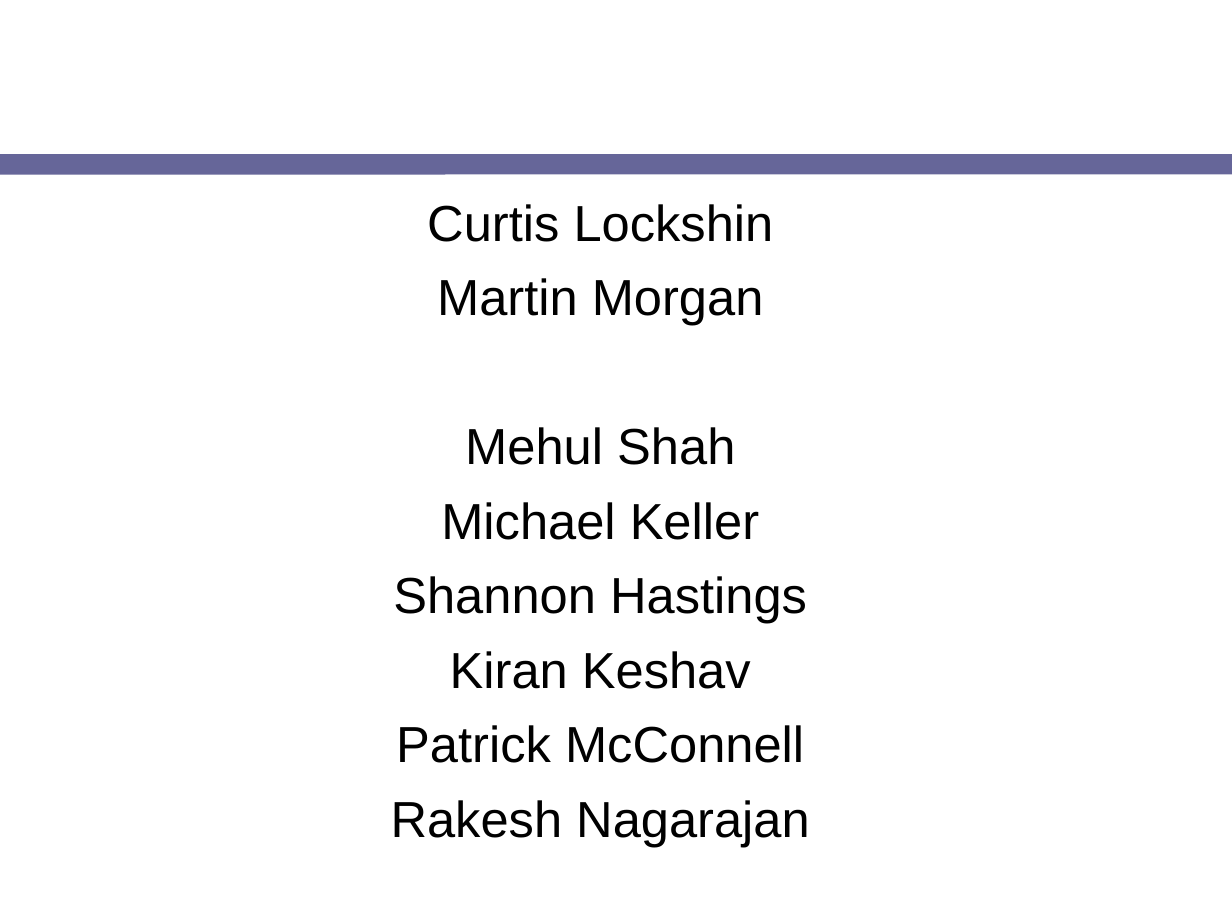
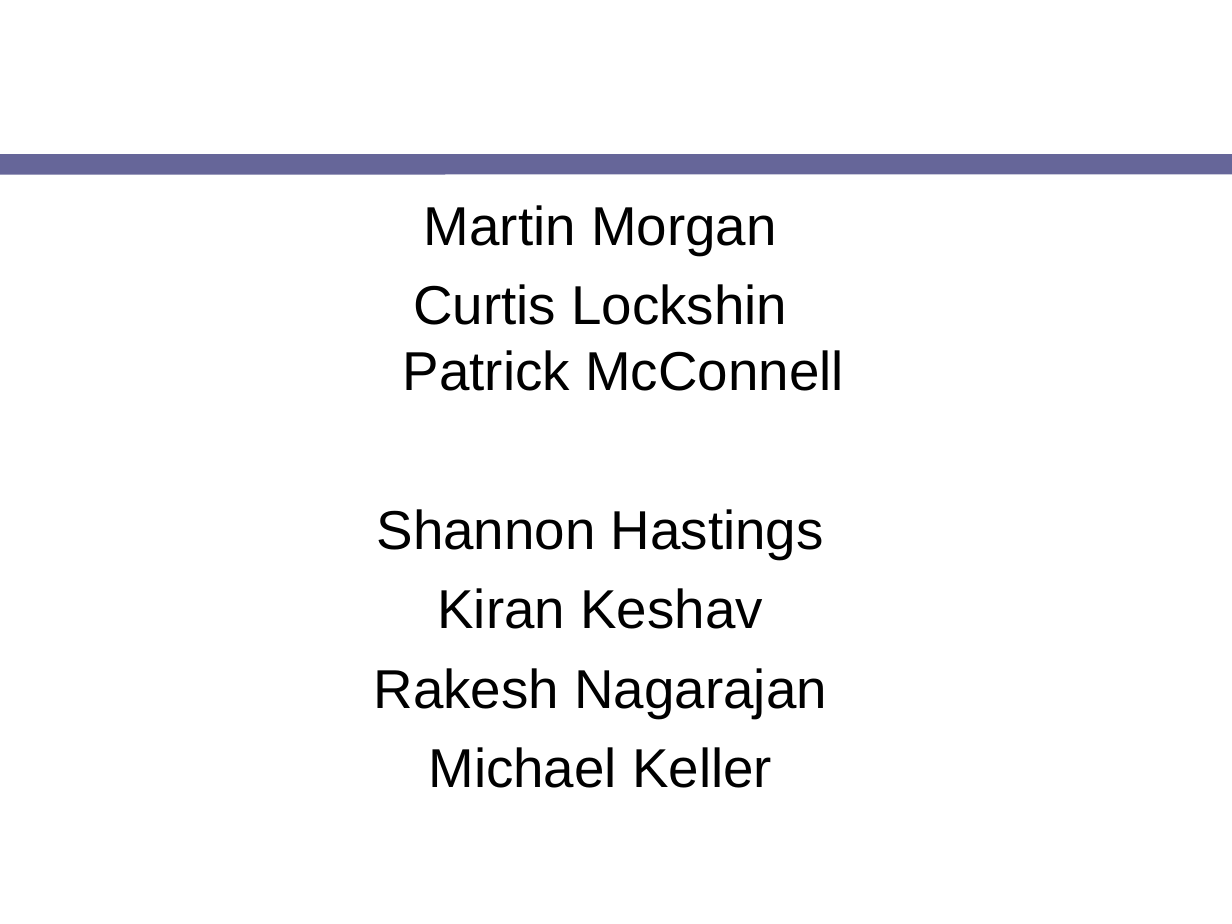
Before and after one commit to NCIP/cagrid-portal, a slide deck: slide 2 of cagrid-1-0/Documentation/presentations/200708_VCDE_ARCH/20070807_Day2_ICR-HTP-update.ppt. Drawn at 1232x924 pixels with LibreOffice and Linux fonts; fonts in the diff are those of the drawing; background and template pictures are left out. Boxes give left, top, right and bottom in pixels: in the first picture for what was removed or moved away, otherwise in the second. Text is boxed around its words. In the diff, an @@ line names an element or a change of style, - is before the commit and + after.

```diff
--- a/cagrid-1-0/Documentation/presentations/200708_VCDE_ARCH/20070807_Day2_ICR-HTP-update.ppt
+++ b/cagrid-1-0/Documentation/presentations/200708_VCDE_ARCH/20070807_Day2_ICR-HTP-update.ppt
@@ text at [374, 205, 827, 718]: size 29.6 to 32 pt in "Martin Morgan", "Shannon Hastings", "Kiran Keshav", "Rakesh Nagarajan" @@
@@ text at [427, 204, 774, 242]: paragraph removed @@
-Curtis Lockshin
@@ text at [403, 284, 844, 391]: text changed; size 29.6 to 32 pt @@
-Mehul Shah
-Michael Keller
+Curtis Lockshin
+Patrick McConnell
@@ text at [396, 725, 804, 763]: paragraph removed @@
-Patrick McConnell
@@ text at [428, 747, 772, 788]: paragraph added @@
+Michael Keller
```
Also in this commit, not shown: 3 other slides changed, 2 slides added, 1 slide removed.
